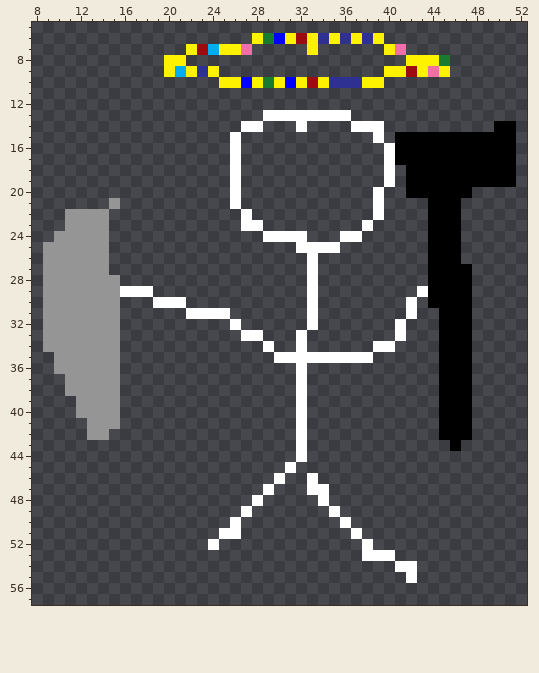
Two states of a pixel-art sprite, sprites/spr_Alok_1/93bb716e-0a12-465c-bb48-10e6981e504b.png. The first picture shows the starting point.
The file is 64x64 pixels. Shown: x 8..52, y 5..57.
After the commit:
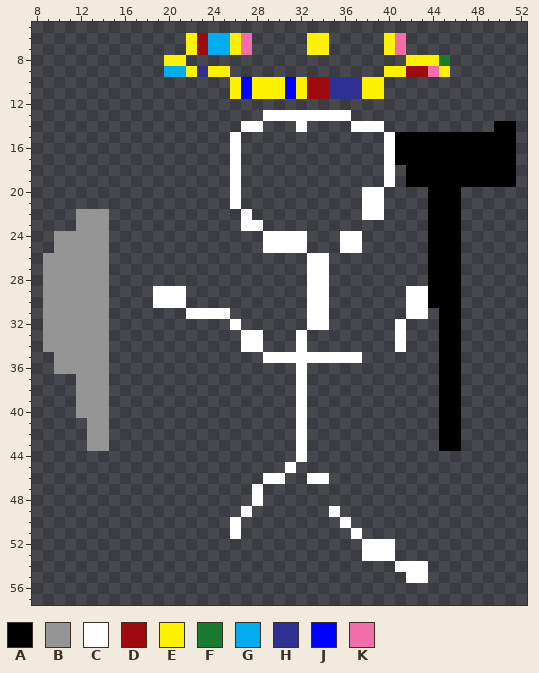
Palette (. is transparent): A #000000  B #959595  C #ffffff  D #9e0b0f  E #fff200  F #197b30  G #00aef0  H #2e3192  J #0000ff  K #f16eaa
The exact change:
y 6: x 22..32 ......EFJED -> EDGGEK.....; x 34..41 HEHEHE.. -> E.....EK
y 7: x 25 E -> G; x 34 . -> E
y 9: x 20 E -> G; x 25 . -> E; x 43 E -> D
y 10: x 25 E -> .; x 29 F -> E; x 34 E -> D
y 11: x 26..39 .............. -> EJEEEJEDDHHHEE
y 15: x 39..40 C. -> .C
y 20: x 38 . -> C; x 42..43 AA -> ..; x 47 A -> .
y 21: x 15 B -> .; x 38 . -> C
y 22: x 11 B -> .; x 38 . -> C
y 23: x 11 B -> .; x 38 C -> .
y 25: x 9 B -> .; x 29..31 ... -> CCC; x 33..37 CCC.. -> ...CC
y 26: x 34 . -> C
y 27: x 34 . -> C; x 47 A -> .
y 28: x 15 B -> .; x 34 . -> C; x 47 A -> .
y 29: x 15..21 BCCC... -> ....CCC; x 34 . -> C; x 42 . -> C; x 47 A -> .
y 30..31: x 15 B -> .; x 34 . -> C; x 43 . -> C; x 47 A -> .
y 32: x 15 B -> .; x 34 . -> C; x 47 A -> .
y 33: x 15 B -> .; x 47 A -> .
y 34: x 15 B -> .; x 27..29 ..C -> CC.; x 39..41 CC. -> ..C; x 47 A -> .
y 35: x 15 B -> .; x 29 . -> C; x 38 C -> .; x 47 A -> .
y 36: x 15 B -> .; x 47 A -> .
y 37..38: x 11 B -> .; x 15 B -> .; x 47 A -> .
y 39..41: x 15 B -> .; x 47 A -> .
y 42: x 47 A -> .
y 43: x 13..14 .. -> BB; x 45 . -> A
y 46: x 29 . -> C; x 34 . -> C
y 47: x 28..29 .C -> C.; x 33..34 CC -> ..
y 48: x 34 C -> .
y 51: x 25 C -> .
y 52: x 24 C -> .; x 39..40 .. -> CC
y 54..55: x 43 . -> C
Pixel boxes of the changes (left, top, right, bottom) in both pictures:
changed: (164, 33, 428, 143)
changed: (241, 187, 428, 363)
erased: (461, 187, 472, 198)
changed: (43, 198, 186, 451)
changed: (439, 264, 472, 451)
changed: (208, 473, 329, 550)
added: (373, 539, 428, 583)
